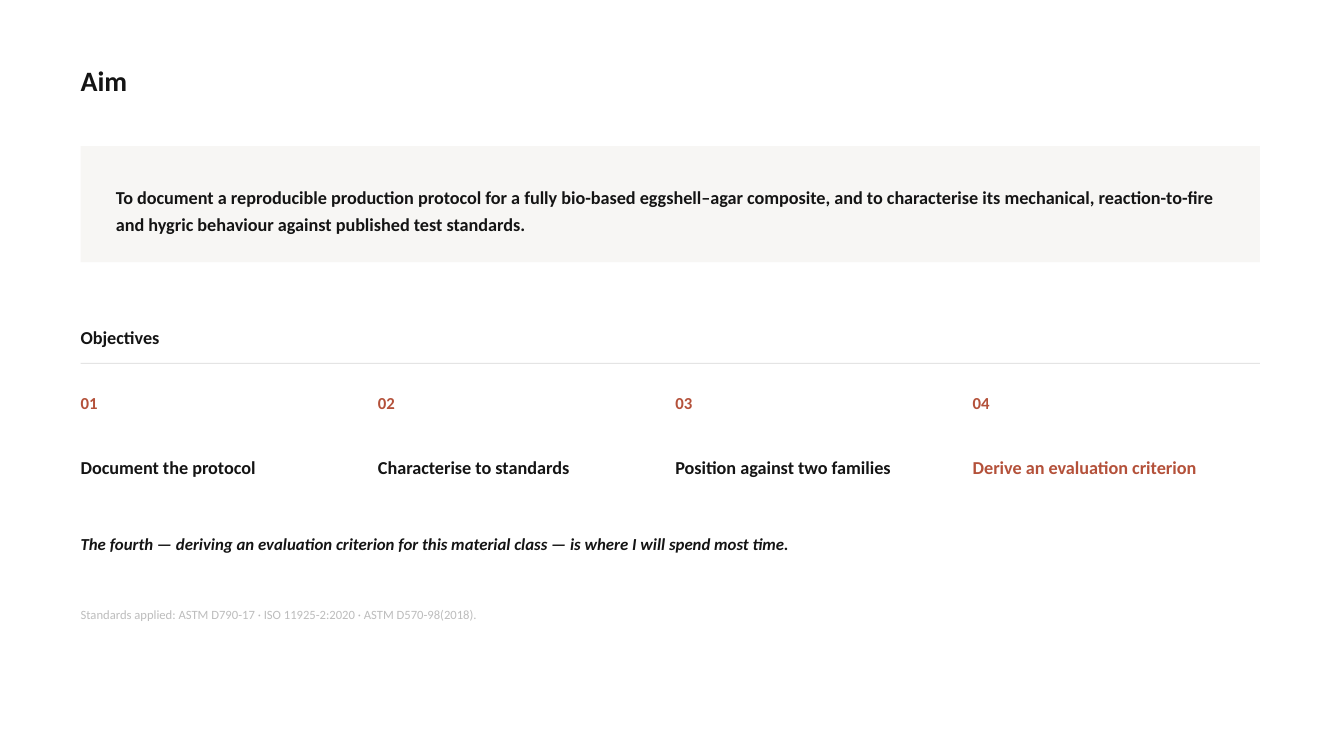
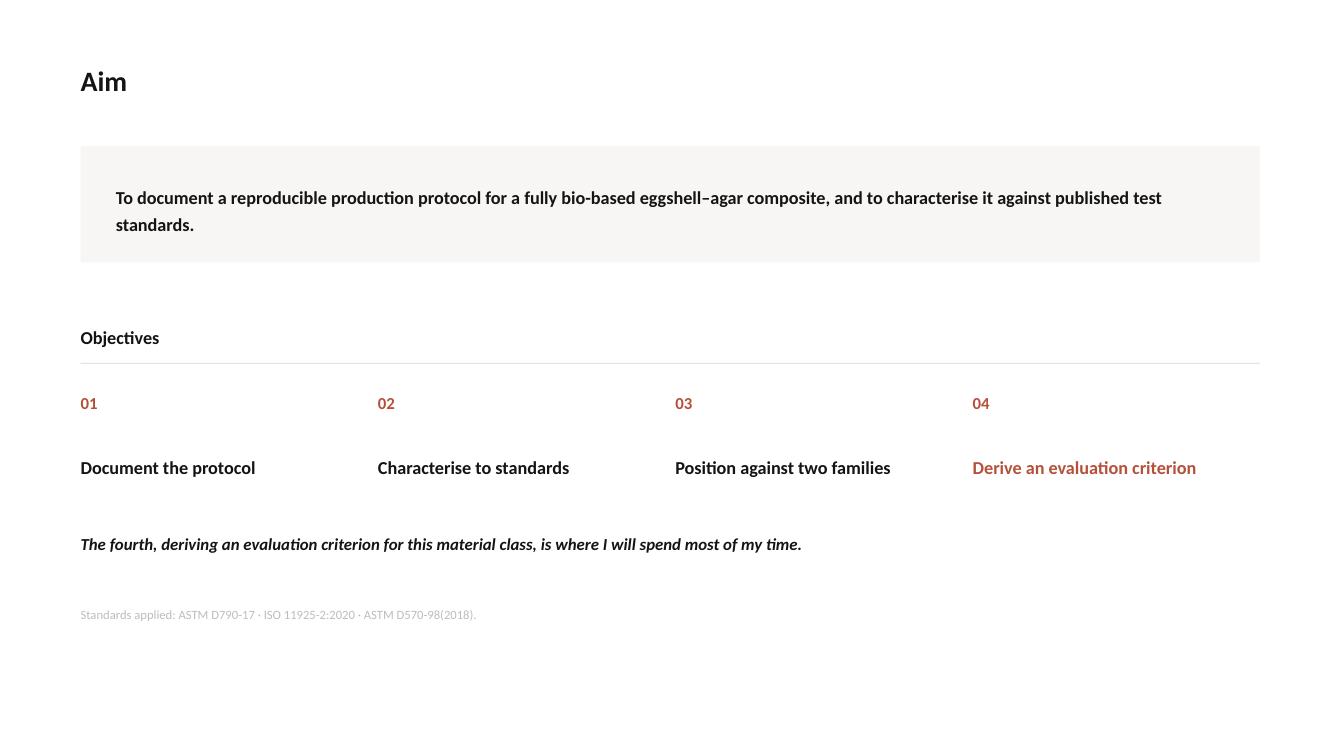
Before and after one commit to bunal91/sanat-ve-mekan, a slide deck: slide 5 of konferans-bildirisi/06-sunum/ICSMMEP26_Presentation_Unal.pptx (slide 6 before the commit). Drawn at 1344x756 pixels with LibreOffice and Linux fonts; fonts in the diff are those of the drawing. Boxes give left, top, right and bottom in pixels: in the first picture for what was removed or moved away, otherwise in the second. Text is boxed around its words. In the diff, an @@ line names an element or a change of style, - is before the commit and + after.

```diff
--- a/konferans-bildirisi/06-sunum/ICSMMEP26_Presentation_Unal.pptx
+++ b/konferans-bildirisi/06-sunum/ICSMMEP26_Presentation_Unal.pptx
@@ text at (116, 191, 1162, 231): text changed @@
-To document a reproducible production protocol for a fully bio-based eggshell–agar composite, and to characterise its mechanical, reaction-to-fire and hygric behaviour against published test standards.
+To document a reproducible production protocol for a fully bio-based eggshell–agar composite, and to characterise it against published test standards.
@@ text at (81, 538, 802, 553): text changed @@
-The fourth — deriving an evaluation criterion for this material class — is where I will spend most time.
+The fourth, deriving an evaluation criterion for this material class, is where I will spend most of my time.
```
Also in this commit, not shown: 23 other slides changed, 1 slide removed, 5 other files.
